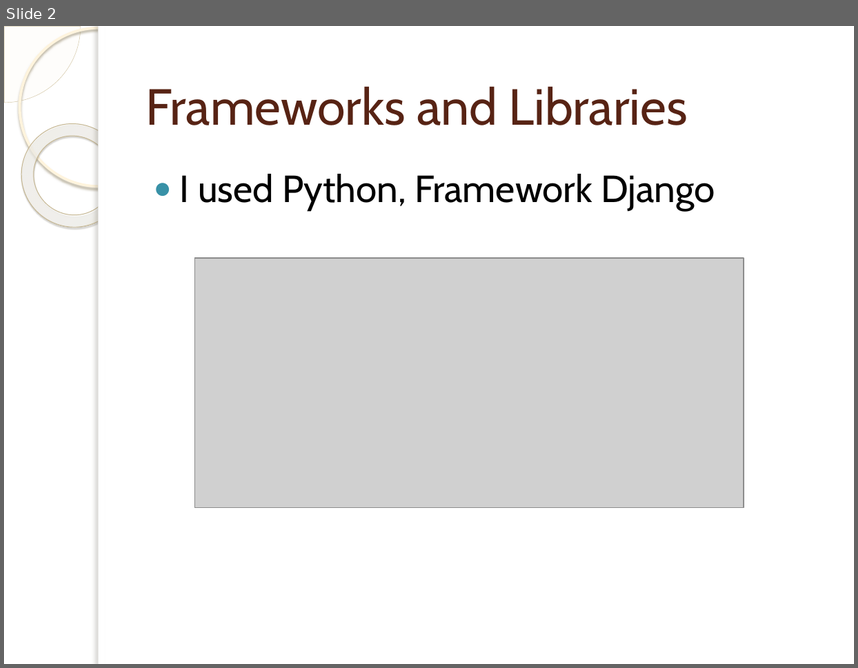
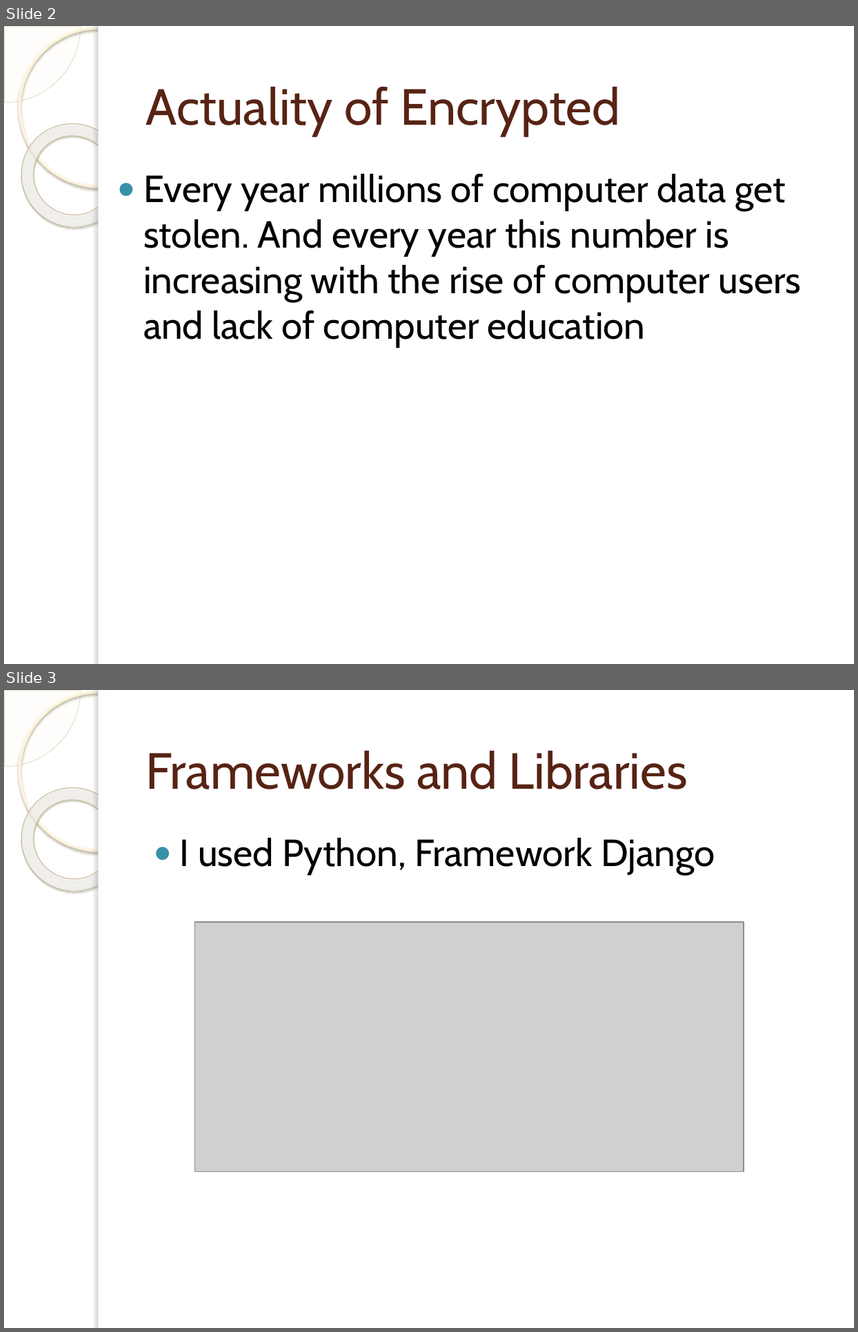
Before and after one commit to Tumbler-3/Encrypted, a slide deck: presentation.pptx. Shown one above the other, each under a label of ours: slide 2 before the commit, slides 2 and 3 after it. The pictures are 858x668 and 858x1332 pixels, drawn with LibreOffice and Linux fonts; fonts in the diff are those of the drawing; grey boxes stand for pictures; background and template pictures are left out. Boxes give left, top, right and bottom in pixels: in the first picture for what was removed or moved away, otherwise in the second. Text is boxed around its words. In the diff, an @@ line names an element or a change of style, - is before the commit and + after.

```diff
--- a/presentation.pptx
+++ b/presentation.pptx
@@ slide 2 added at box(4, 26, 854, 664), background picture (left out); not listed: 5 template elements that a slide beside it also shows @@
@@ title added at box(146, 86, 620, 136), 43 pt, text #572314 @@
+Actuality of Encrypted
@@ text added at box(143, 174, 802, 347), 32 pt, text #000000 @@
+● Every year millions of computer data get stolen. And every year this number is increasing with the rise of computer users and lack of computer education
@@ what was slide 2 is now slide 3 @@
```
Also in this commit, not shown: 1 slide changed.
